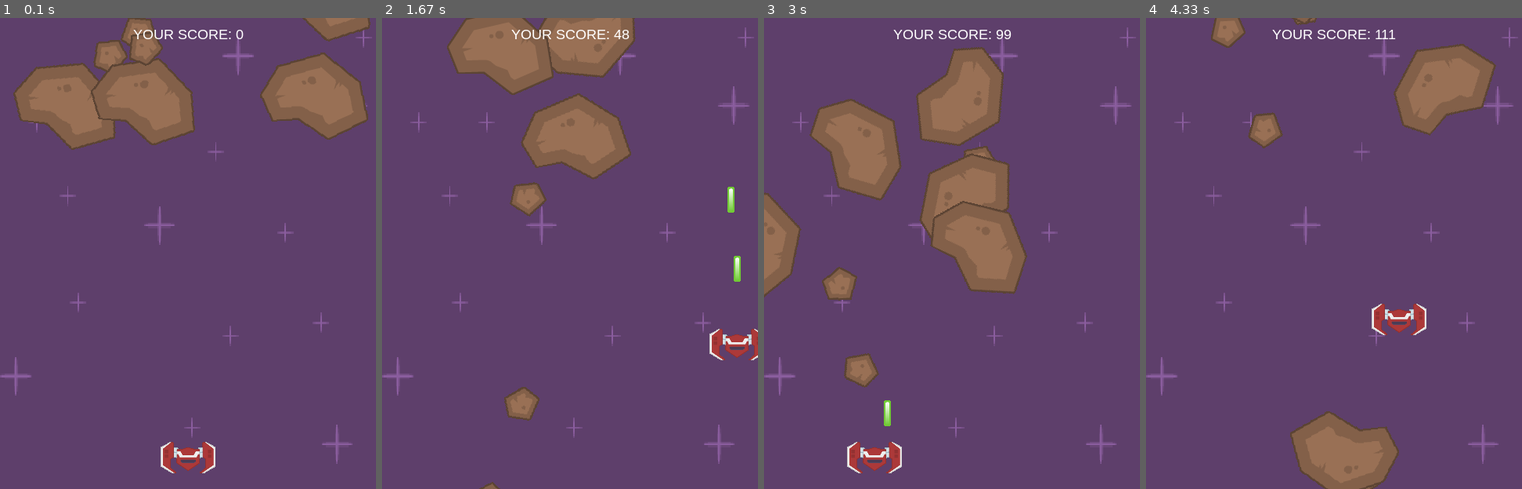
Above: before the commit, frames 1-4 (left to right).
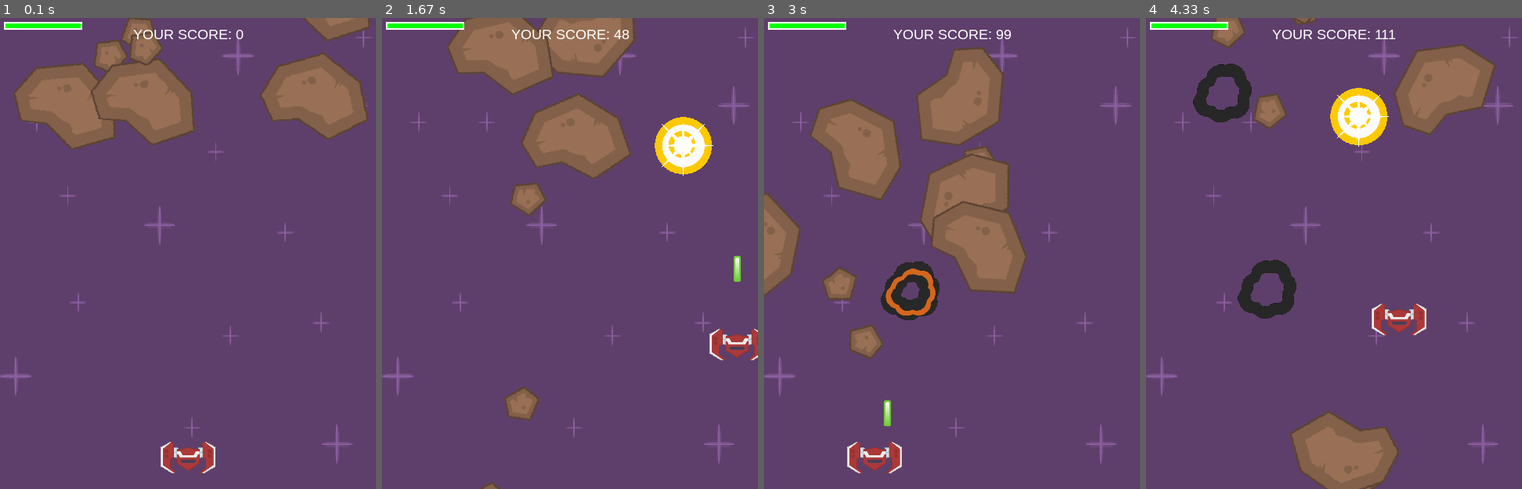
Above: after the commit, the same moments.

Repository: WhiteChewy/Shmup_on_pygame
Game: pygame game, started from shmup.py
Two runs of this game, one before a commit and one after it. Both use one fixed random seed, a clock stepped at 60 frames per second and the inputs below.
Inputs:
- Up to frame 1 (0.1 s): no input
- Up to frame 2 (1.67 s): tap Space at 0.33, 0.73, 1.03, 1.23, 1.57 s; hold Right 0.67-1.13 s; hold Up 1.17-1.47 s; hold Right from 1.5 s (still down)
- Up to frame 3 (3 s): tap Space at 1.87, 2.07, 2.37, 2.63, 2.97 s; release Right at 1.97 s; hold Left 2-2.53 s; hold Down 2.57-2.87 s; hold Left from 2.9 s (still down)
- Up to frame 4 (4.33 s): tap Space at 3.27, 3.4, 3.8, 4.1 s; release Left at 3.3 s; hold Up 3.33-3.7 s; hold Right from 3.73 s (still down)

The runs differ from the first frame. In frame 1, 0.3% of the frame differs, in the area x 1-22%, y 0-3%; in frame 2, 1.9%; in frame 3, 2.6%; in frame 4, 4.5%, in the area x 1-65%, y 0-64%.

Commit message:
added exlposions and health bar

Diff:
--- a/constants.py
+++ b/constants.py
@@ -20,6 +20,8 @@
 METEOR_IMAGES = []
 for img in METEOR_LIST:
     METEOR_IMAGES.append(pygame.image.load(path.join(ASSETS, img)).convert())
+HEALTHBAR_LENGTH = 100
+HEALTHBAR_HEIGHT = 10
 
 
 class COLOR(Enum):
--- a/player.py
+++ b/player.py
@@ -1,6 +1,5 @@
 import pygame
 from constants import PLAYER_ASSET, COLOR, WIDTH, HEIGHT
-from bullet import Bullet
 
 
 class Player(pygame.sprite.Sprite):
@@ -15,6 +14,9 @@
         self.rect.bottom = HEIGHT - 20
         self.speedx = 0  # скорость с которй движется игрок по оси х
         self.speedy = 0  # скорость с которой движется игрок по оси y
+        self.health = 100  # "здоровье" корабля
+        self.shoot_delay = 250  # пауза между выстрелами в милдисекундах
+        self.last_shot = pygame.time.get_ticks()
 
     def update(self):
         self.speedx = 0
--- a/shmup.py
+++ b/shmup.py
@@ -8,12 +8,40 @@
 from mob import Mob
 
 
+class Explosion(pygame.sprite.Sprite):
+    def __init__(self, center, size, explosion_animation):
+        pygame.sprite.Sprite.__init__(self)
+        self.size = size
+        self.image = explosion_animation[self.size][0]
+        self.rect = self.image.get_rect()
+        self.rect.center = center
+        self.frame = 0
+        self.last_update = pygame.time.get_ticks()
+        self.frame_rate = 50
+
+    def update(self):
+        now = pygame.time.get_ticks()
+        if now - self.last_update > self.frame_rate:
+            self.last_update = now
+            self.frame += 1
+            if self.frame == len(explosion[self.size]):
+                self.kill()
+            else:
+                center = self.rect.center
+                self.image = explosion[self.size][self.frame]
+                self.rect = self.image.get_rect()
+                self.rect.center = center
+
+
 # выстрел объекта
 def shoot(hero):
-    bullet = Bullet(hero.rect.centerx, hero.rect.top)
-    all_sprites.add(bullet)
-    bullets.add(bullet)
-    shoot_sound.play()
+    now = pygame.time.get_ticks()
+    if now - hero.last_shot > hero.shoot_delay:
+        hero.last_shot = now
+        bullet = Bullet(hero.rect.centerx, hero.rect.top)
+        all_sprites.add(bullet)
+        bullets.add(bullet)
+        shoot_sound.play()
 
 
 #  рендер текста
@@ -26,10 +54,33 @@
 
 
 def mob_ini(n):
-    for i in range(8):
+    for i in range(n):
         mob = Mob()
         all_sprites.add(mob)
         mobs.add(mob)
+
+
+def draw_healthbar(surface, x, y, filled):
+    if filled < 0:
+        filled = 0
+    fill = (filled / 100) * HEALTHBAR_LENGTH
+    outline_rect = pygame.Rect(x, y, HEALTHBAR_LENGTH, HEALTHBAR_HEIGHT)
+    fill_rect = pygame.Rect(x, y, fill, HEALTHBAR_HEIGHT)
+    pygame.draw.rect(surface, COLOR.GREEN.value, fill_rect)
+    pygame.draw.rect(surface, COLOR.WHITE.value, outline_rect, 2)
+
+
+def explosion_init():
+    explosion = {'lg': [], 'sm': []}
+    for i in range(9):
+        file = 'regularExplosion0{}.png'.format(i)
+        image = pygame.image.load(path.join(ASSETS, file)).convert()
+        image.set_colorkey(COLOR.BLACK.value)
+        img_lg = pygame.transform.scale(image, (75, 75))
+        explosion['lg'].append(img_lg)
+        img_sm = pygame.transform.scale(image, (32, 32))
+        explosion['sm'].append(img_sm)
+    return explosion
 
 
 if __name__ == "__main__":
@@ -51,11 +102,12 @@
 
     # инициализация спрайтов
     all_sprites = pygame.sprite.Group()
+    explosion_sprite = pygame.sprite.Group()
     mobs = pygame.sprite.Group()
     bullets = pygame.sprite.Group()
     player = Player()
     all_sprites.add(player)
-
+    explosion = explosion_init()
     mob_ini(8)
 
     score = 0
@@ -74,7 +126,7 @@
                 if event.key == pygame.K_SPACE:
                     shoot(player)
 
-        # Обновление
+        # Обновление1
         all_sprites.update()
 
         # проверка столкновений
@@ -82,18 +134,24 @@
         for hit in bullet_hits:
             score += 60 - hit.radius
             random.choice(exp_sounds).play()
-            m = Mob()
-            all_sprites.add(m)
-            mobs.add(m)
+            expl = Explosion(hit.rect.center, 'lg', explosion)
+            all_sprites.add(expl)
+            mob_ini(1)
 
-        hits = pygame.sprite.spritecollide(player, mobs, False, pygame.sprite.collide_circle)
-        if hits:
-            running = False
+        # проверка столкновений игрока с мобом
+        hits = pygame.sprite.spritecollide(player, mobs, True, pygame.sprite.collide_circle)
+        for hit in hits:
+            player.health -= hit.radius * 0.5
+            mob_ini(1)
+            if player.health <= 0:
+                running = False
+
         # Рендеринг
         SCREEN.fill(COLOR.BLACK.value)  # заливка окна черным
         SCREEN.blit(new_background, BACKGROUND_RECT)
         all_sprites.draw(SCREEN)
         draw_text(SCREEN, "YOUR SCORE: " + str(score), 18, WIDTH / 2, 10)
-        pygame.display.flip()  # отображение отрифф сованного экрана
+        draw_healthbar(SCREEN, 5, 5, player.health)
+        pygame.display.flip()  # отображение отрисованного экрана
 
     pygame.quit()
Binary file added: assets/regularExplosion00.png
Binary file added: assets/regularExplosion01.png
Binary file added: assets/regularExplosion02.png
Binary file added: assets/regularExplosion03.png
Binary file added: assets/regularExplosion04.png
Binary file added: assets/regularExplosion05.png
Binary file added: assets/regularExplosion06.png
Binary file added: assets/regularExplosion07.png
Binary file added: assets/regularExplosion08.png
